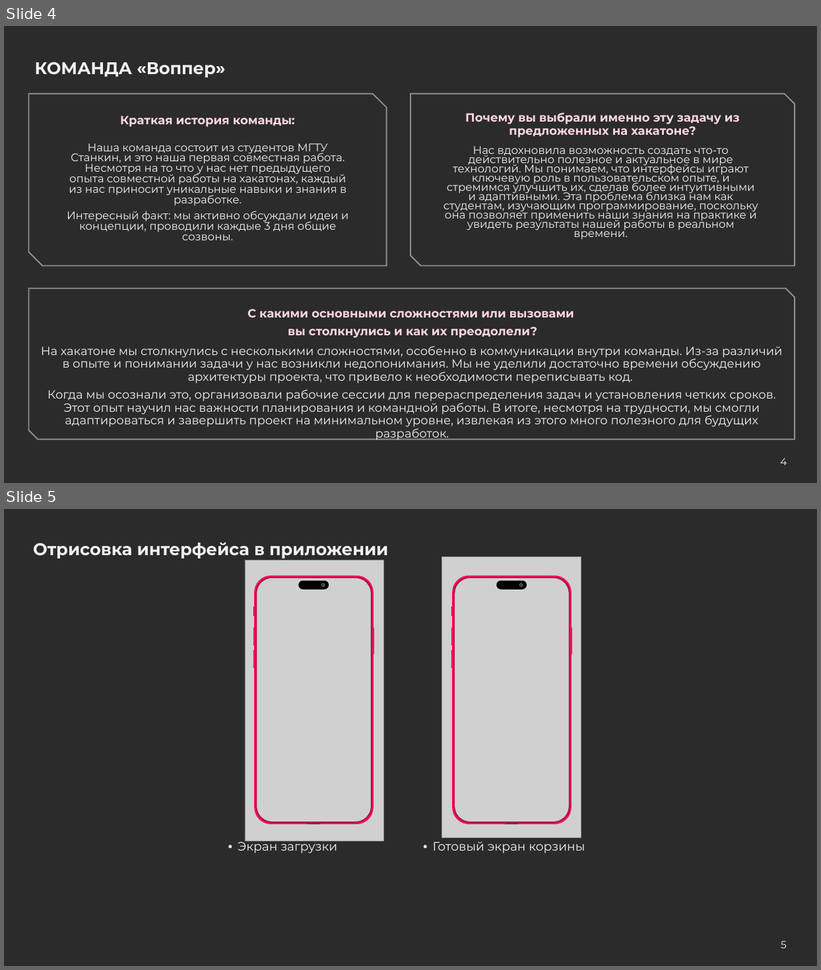
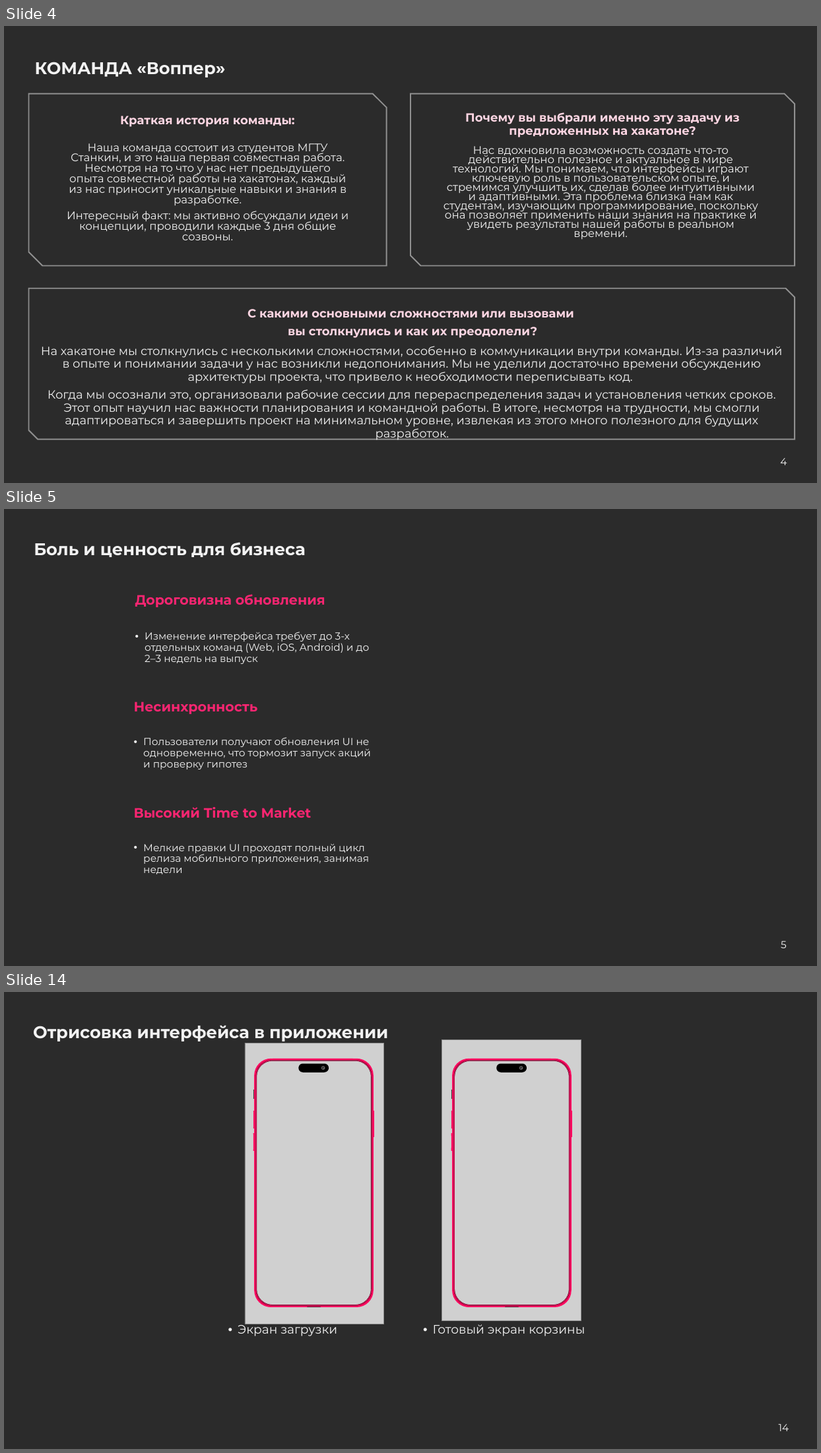
Before and after one commit to DaniilaRyadinsky/avito_bdui, a slide deck: Команда Воппер хакатон.pptx. Shown one above the other, each under a label of ours: slides 4 and 5 before the commit, slides 4, 5 and 14 after it; the slides between them are not shown. The pictures are 821x970 and 821x1453 pixels, drawn with LibreOffice and Linux fonts; fonts in the diff are those of the drawing; grey boxes stand for pictures; background and template pictures are left out; a plain dark background stands for a picture behind light text. Boxes give left, top, right and bottom in pixels: in the first picture for what was removed or moved away, otherwise in the second. Text is boxed around its words. In the diff, an @@ line names an element or a change of style, - is before the commit and + after.

```diff
--- a/Команда Воппер хакатон.pptx
+++ b/Команда Воппер хакатон.pptx
@@ slide 5 added at <box>4,509,817,966</box>, background picture (left out) @@
@@ title added at <box>34,542,306,557</box>, 20 pt, text #F2F2F2, bold @@
+Боль и ценность для бизнеса
@@ text added at <box>135,594,325,607</box>, 16 pt, text #F92571, bold @@
+Дороговизна обновления
@@ text added at <box>145,632,370,664</box>, 12 pt, text #F2F2F2 @@
+• Изменение интерфейса требует до 3-х отдельных команд (Web, iOS, Android) и до 2–3 недель на выпуск
@@ text added at <box>134,702,258,714</box>, 16 pt, text #F92571, bold @@
+Несинхронность
@@ text added at <box>143,737,371,770</box>, 12 pt, text #F2F2F2 @@
+• Пользователи получают обновления UI не одновременно, что тормозит запуск акций и проверку гипотез
@@ text added at <box>134,807,312,818</box>, 16 pt, text #F92571, bold @@
+Высокий Time to Market
@@ text added at <box>143,844,370,875</box>, 12 pt, text #F2F2F2 @@
+• Мелкие правки UI проходят полный цикл релиза мобильного приложения, занимая недели
@@ page number added at <box>781,941,787,949</box>, 12 pt, text #F2F2F2 @@
+5
@@ what was slide 5 is now slide 14 @@
@@ page number at <box>779,1424,789,1432</box>: text changed @@
-5
+14
```
Also in this commit, not shown: 8 other slides added.
